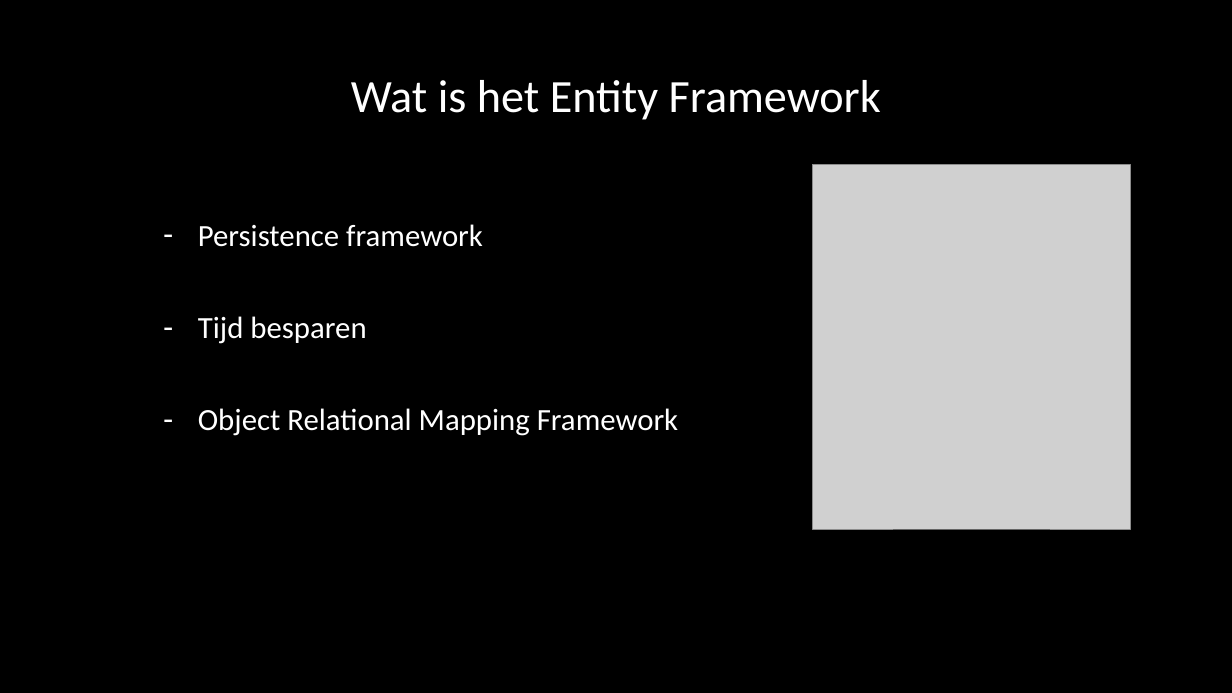
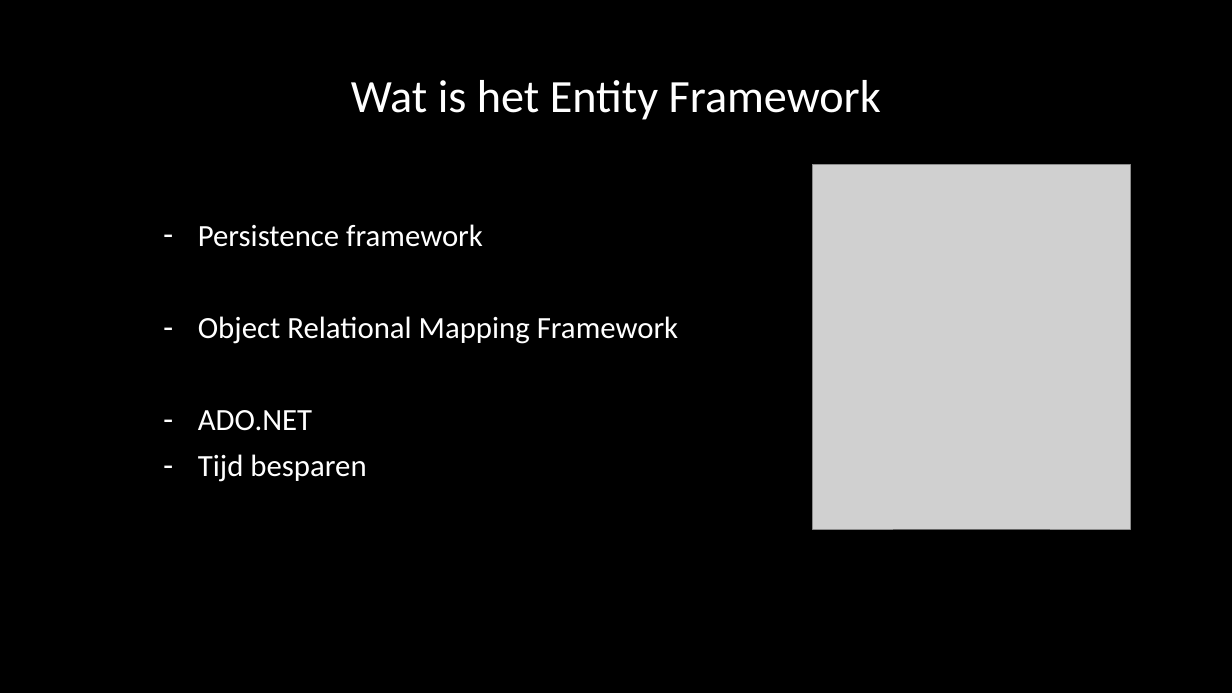
Before and after one commit to RandyGrouls/nots-wapp-workshop, a slide deck: slide 2 of slides/Framework_presentatie.pptx. Drawn at 1232x693 pixels with LibreOffice and Linux fonts; fonts in the diff are those of the drawing; grey boxes stand for pictures; background and template pictures are left out. Boxes give left, top, right and bottom in pixels: in the first picture for what was removed or moved away, otherwise in the second. Text is boxed around its words. In the diff, an @@ line names an element or a change of style, - is before the commit and + after.

Commit message:
Final update

```diff
--- a/slides/Framework_presentatie.pptx
+++ b/slides/Framework_presentatie.pptx
@@ text at box(198, 316, 678, 431): paragraphs added @@
+– Object Relational Mapping Framework
+– ADO.NET
@@ text at box(198, 408, 678, 436): paragraph removed @@
-– Object Relational Mapping Framework
```
Also in this commit, not shown: 3 other slides changed.
